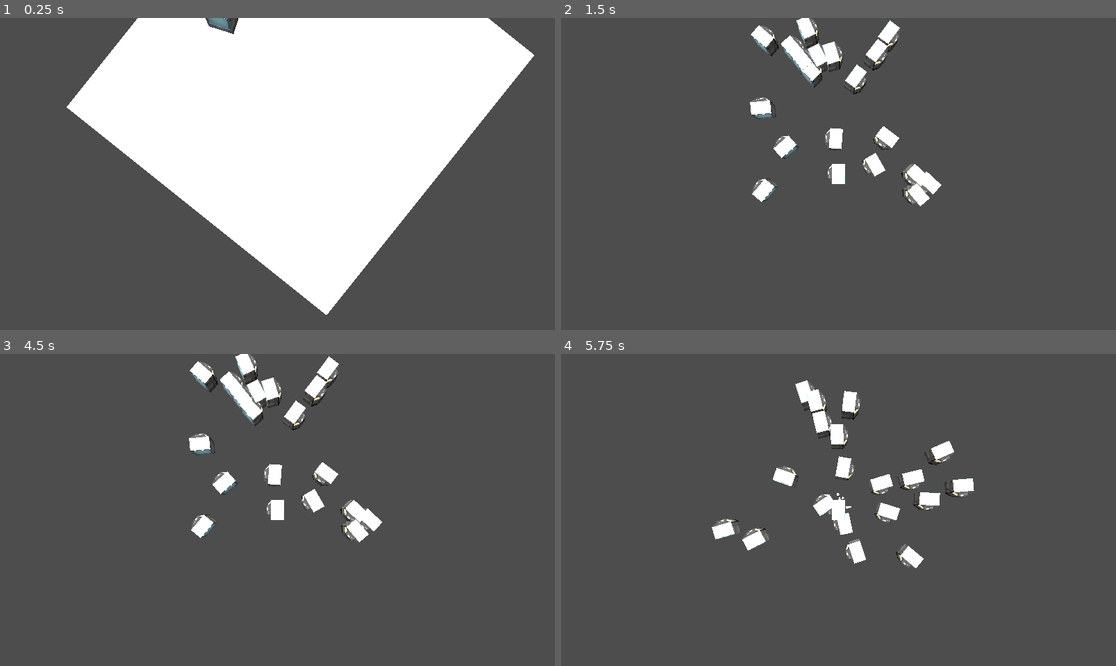
Above: before the commit, frames 1-4 (two rows, left to right).
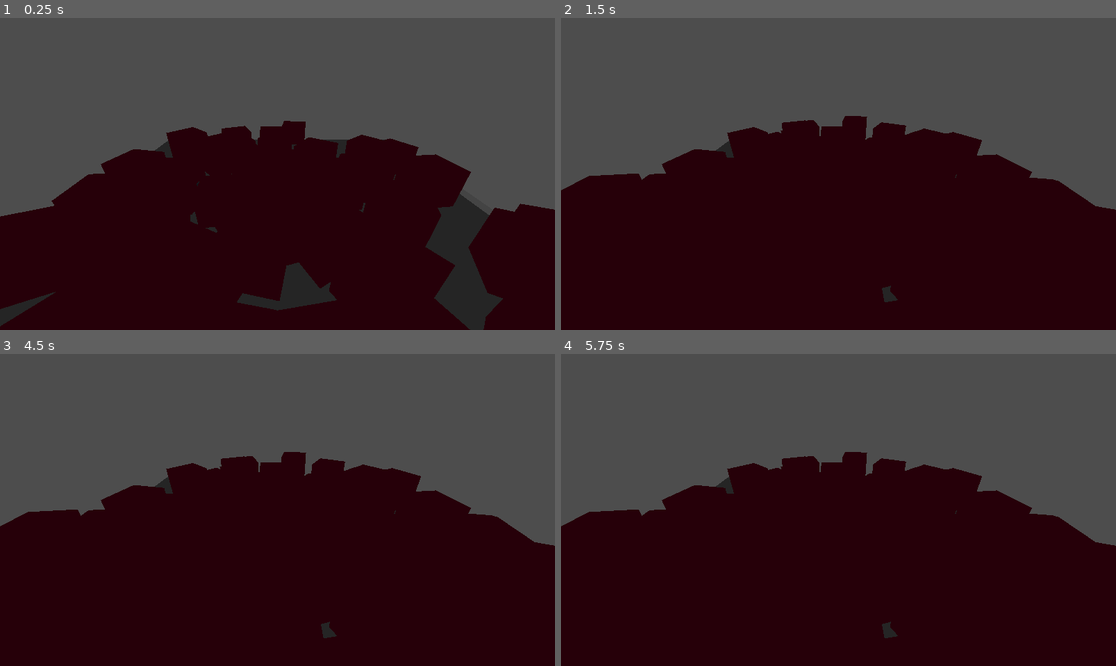
Above: after the commit, the same moments.

Repository: TagDBack/TDB-STB
Game: Godot game, scene res://scenes/tests/3d-spawn.tscn
Same seed, same stepped clock (60 frames per second), same inputs: the game is played once before the commit and once after it. The project has no main scene, so this scene is started directly.
Inputs:
- Up to frame 1 (0.25 s): no input
- Up to frame 2 (1.5 s): hold D (move_right) 0.53-1.28 s; hold Alt (move_slide) 0.53-1.28 s; tap Enter at 1.25 s; hold S (move_down) from 1.28 s (still down); tap Shift (move_sprint) at 1.35 s
- Up to frame 3 (4.5 s): tap Space at 2, 3.5 s; release S (move_down) at 2.03 s; hold D (move_right) 2.03-2.78 s; hold Alt (move_slide) 2.03-2.78 s; tap Enter at 2.75, 4.25 s; hold W (move_up) 2.78-3.53 s; tap Shift (move_sprint) at 2.85, 4.35 s; hold Alt (move_slide) 3.53-4.28 s; hold A (move_left) from 3.53 s (still down)
- Up to frame 4 (5.75 s): tap Space at 5 s; release A (move_left) at 5.03 s; hold S (move_down) from 5.03 s (still down); hold Alt (move_slide) from 5.03 s (still down)

The runs differ from the first frame. In frame 1, 82% of the frame differs, in the area x 0-100%, y 0-100%; in frame 2, 59%; in frame 3, 59%; in frame 4, 58%.

Commit message:
Create spawner simulation using simple cube

Diff:
--- /dev/null
+++ b/scenes/entities/test-enemy.tscn
@@ -0,0 +1,18 @@
+[gd_scene load_steps=4 format=3 uid="uid://eapxb2w7pn6k"]
+
+[sub_resource type="BoxShape3D" id="BoxShape3D_cm6ox"]
+
+[sub_resource type="BoxMesh" id="BoxMesh_s04gy"]
+
+[sub_resource type="StandardMaterial3D" id="StandardMaterial3D_ciy6v"]
+albedo_color = Color(0.556863, 0.0901961, 0.215686, 1)
+
+[node name="test-enemy" type="RigidBody3D"]
+collision_layer = 2
+
+[node name="CollisionShape3D" type="CollisionShape3D" parent="."]
+shape = SubResource("BoxShape3D_cm6ox")
+
+[node name="MeshInstance3D" type="MeshInstance3D" parent="."]
+mesh = SubResource("BoxMesh_s04gy")
+surface_material_override/0 = SubResource("StandardMaterial3D_ciy6v")
--- /dev/null
+++ b/scenes/entities/test-plane.tscn
@@ -0,0 +1,6 @@
+[gd_scene format=3 uid="uid://bprfcwfw815l8"]
+
+[node name="test-plane" type="CSGBox3D"]
+transform = Transform3D(1.00675, 0, 0, 0, 1, 0, 0, 0, 1, 0, 0, 0)
+use_collision = true
+size = Vector3(10, 0.1, 10)
--- a/scenes/tests/3d-spawn.tscn
+++ b/scenes/tests/3d-spawn.tscn
@@ -1,9 +1,10 @@
-[gd_scene load_steps=7 format=3 uid="uid://c3ycyeolmx4n4"]
+[gd_scene load_steps=8 format=3 uid="uid://c3ycyeolmx4n4"]
 
 [ext_resource type="PackedScene" uid="uid://dq2ntdi7sxjas" path="res://assets/objects/3d/Test-cube/cube.glb" id="1_2oafi"]
 [ext_resource type="PackedScene" uid="uid://lwpqpcomo7ls" path="res://assets/objects/3d/Test-tv/scene.gltf" id="2_qtsll"]
 [ext_resource type="PackedScene" uid="uid://bwdvfyyau5fr7" path="res://scenes/miscs/spawner.tscn" id="3_67cou"]
-[ext_resource type="PackedScene" uid="uid://bv0o51ve4kuvl" path="res://scenes/entities/test-entity.tscn" id="4_brpjl"]
+[ext_resource type="PackedScene" uid="uid://eapxb2w7pn6k" path="res://scenes/entities/test-enemy.tscn" id="4_5s41u"]
+[ext_resource type="PackedScene" uid="uid://bprfcwfw815l8" path="res://scenes/entities/test-plane.tscn" id="5_ajb3s"]
 
 [sub_resource type="Environment" id="Environment_ebw1g"]
 
@@ -27,4 +28,11 @@
 camera_attributes = SubResource("CameraAttributesPractical_87c85")
 
 [node name="Spawner" parent="." instance=ExtResource("3_67cou")]
-enemy_pack = ExtResource("4_brpjl")
+transform = Transform3D(1, 0, 0, 0, 1, 0, 0, 0, 1, 0, 4.67075, 0)
+enemy_pack = ExtResource("4_5s41u")
+
+[node name="test-plane" parent="." instance=ExtResource("5_ajb3s")]
+transform = Transform3D(1.00675, 0, 0, 0, 1, 0, 0, 0, 1, 0, -0.300598, 0)
+
+[node name="OmniLight3D" type="OmniLight3D" parent="."]
+transform = Transform3D(1, 0, 0, 0, 1, 0, 0, 0, 1, 0, 10, 0)
--- a/scripts/spawner.gd
+++ b/scripts/spawner.gd
@@ -3,7 +3,7 @@
 @export var enemy_pack: PackedScene
 @export var total_spawn_number: int = 100
 @export var total_batch: int = 5
-@export var delay_batch_spawn = 5
+@export var delay_batch_spawn = 0.1
 @export var min_radius = 0
 @export var max_radius = 5
 @export var origin = Vector3(0, 0, 0)
@@ -23,9 +23,10 @@
 
 		var spawn_pos = origin
 		var angle = randf_range(-2 * PI, 2 * PI)
+		var radius = randf_range(min_radius, max_radius)
 
-		spawn_pos.x = spawn_pos.x + randf_range(min_radius, max_radius) * cos(angle)
-		spawn_pos.z = spawn_pos.z + randf_range(min_radius, max_radius) * sin(angle)
+		spawn_pos.x = spawn_pos.x + radius * cos(angle)
+		spawn_pos.z = spawn_pos.z + radius * sin(angle)
 
 		spawned.global_position = spawn_pos
 		spawned.look_at(origin)
